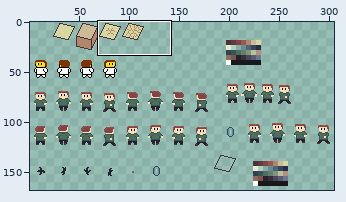
Sprite sheet, stored at images/tiles.png. The first picture is a wide view before the edit; the outline marks the close-up.
Close-up. First the earlier version:
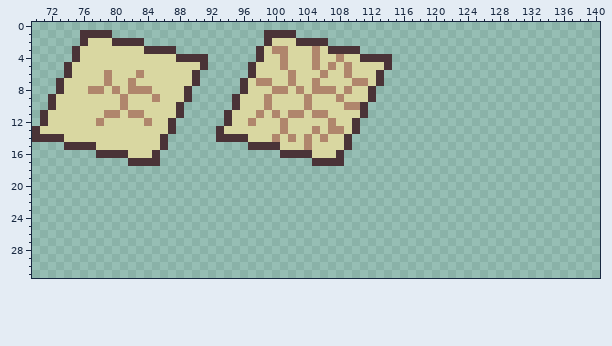
The file is 326x180 pixels. Shown: x 70..140, y 0..31. The wide view leaves out empty margins.
And afterwards:
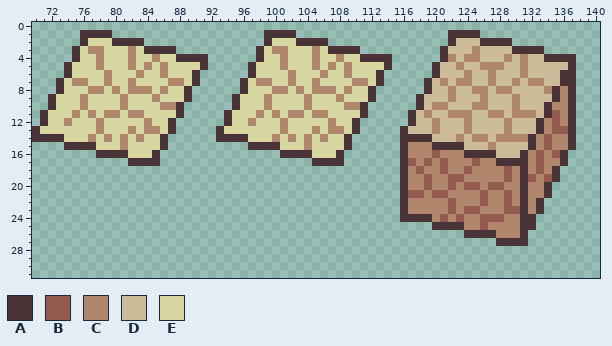
Palette (. is transparent): A #4a3337  B #945a50  C #b0866c  D #ccbb98  E #d9d7a1
Difference:
@@ x 70..140 @@
  0 .......................................................................
- 1 ......AAAA...................AAAA......................................
- 2 ......AEEEAAAA...............AEEEAAAA..................................
- 3 .....AEEEEEEEEAAAA..........AECCEEECEAAAA..............................
- 4 .....AEEEEEEEEEEEEAAAA......AEECEEECEECEEAAAA..........................
- 5 ....AEEEEEEEEEEEEEEEEA.....AEEECEEECECECEEEEA..........................
- 6 ....AEEEECEEECEEEEEEA......AEEEECEEECEECEEEA...........................
- 7 ...AEEEEECEECEEEEEEEA.....AECCEECEECEEEECCEA...........................
- 8 ...AEEECCECECCCEEEEA......AEEECCECECCCECEEA............................
- 9 ..AEEEEEEEECEEECEEEA.....AEEECEEEECEEECEEEA............................
-10 ..AEEEEEEEECEEEEEEA......AEEECEEEECEEEECCA.............................
-11 .AEEEEEEECCECCEEEEA.....AEEECECECCECCEEEEA.............................
-12 .AEEEEEECEEEEECEEA......AEECEEECEEEEECEEA..............................
-13 AEEEEEEEEEEEEEEEEA.....AEEEEEEECEEECECCEA..............................
-14 AAAAEEEEEEEEEEEEA......AAAAEEECECECECEEA...............................
-15 ....AAAAEEEEEEEEA..........AAAAEEECEEEEA...............................
-16 ........AAAAEEEA...............AAAAEEEA................................
-17 ............AAAA...................AAAA................................
-18 .......................................................................
-19 .......................................................................
-20 .......................................................................
-21 .......................................................................
-22 .......................................................................
-23 .......................................................................
-24 .......................................................................
-25 .......................................................................
-26 .......................................................................
-27 .......................................................................
+ 1 ......AAAA...................AAAA...................AAAA...............
+ 2 ......AEEEAAAA...............AEEEAAAA...............ADDDAAAA...........
+ 3 .....AECCEEECEAAAA..........AECCEEECEAAAA..........ADDDCDDDDAAAA.......
+ 4 .....AEECEEECEECEEAAAA......AEECEEECEECEEAAAA......ACDCCDDDCDCDDAAAA...
+ 5 ....AEEECEEECECECEEEEA.....AEEECEEECECECEEEEA.....ADDCDDCCCDDCDDDDDA...
+ 6 ....AEEEECEEECEECEEEA......AEEEECEEECEECEEEA......ADDDCDDCDDDCDDDDAA...
+ 7 ...AECCEECEECEEEECCEA.....AECCEECEECEEEECCEA.....ADCDCCDDCDDCDCCDDAA...
+ 8 ...AEEECCECECCCECEEA......AEEECCECECCCECEEA......ADDCDDCCDCCDDDDCACA...
+ 9 ..AEEECEEEECEEECEEEA.....AEEECEEEECEEECEEEA.....ADDDCDDDCDDDCDDDDACA...
+10 ..AEEECEEEECEEEECCA......AEEECEEEECEEEECCA......ADCCDDDCCDDDCDDDACCA...
+11 .AEEECECECCECCEEEEA.....AEEECECECCECCEEEEA.....ADCDDCCCDDCCDCCCDABCA...
+12 .AEECEEECEEEEECEEA......AEECEEECEEEEECEEA......ADDCDDDCDDDDCDDDACBCA...
+13 AEEEEEEECEEECECCEA.....AEEEEEEECEEECECCEA.....ADDDCDDDCDDDDCDDDACBBA...
+14 AAAAEEECECECECEEA......AAAAEEECECECECEEA......AAAADDDCDCCDCCCCACBCCA...
+15 ....AAAAEEECEEEEA..........AAAAEEECEEEEA......ACCCAAAADDDCDDDDACBCCA...
+16 ........AAAAEEEA...............AAAAEEEA.......ACCCBCCCAAAADDDACBCBA....
+17 ............AAAA...................AAAA.......ABCBCBCCCBCCAAAACBCCA....
+18 ..............................................ACBCCBCCBCCCCBCACBCA.....
+19 ..............................................ACCBCCBBCCCCCBCABCBA.....
+20 ..............................................ACCBCCBCBBCBBCCACCA......
+21 ..............................................ABBCBBCCCCBCCBCACCA......
+22 ..............................................ACCCCCBCCCBCCBCACA.......
+23 ..............................................ACCCCCBCBBCCCBBACA.......
+24 ..............................................AAAACBCBCCBBBCCAA........
+25 ..................................................AAAACCBCCCCAA........
+26 ......................................................AAAACCCA.........
+27 ..........................................................AAAA.........
 28 .......................................................................
